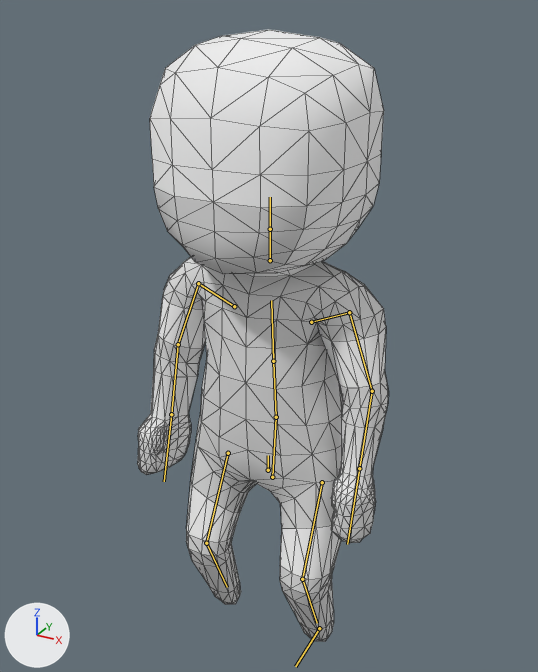
An edit to the glTF model assets/Person.gltf, drawn before and after from the same camera.
Before and after are seen from a 50 mm camera at (1.42, -2.6, 2.91) aimed at (-0.14, 0.25, 1.48). Lighting does not change. The marker at lower left points along +X, +Y and +Z. The picture after the commit comes second. Both versions are drawn at frame 0 of the action 'RecieveHit'; the numbers are the values there. The bones that change, and the others that lie on the model, are drawn over the model as lines. Mesh edges are drawn as thin lines.

Names of what the first picture shows: 'Body'.
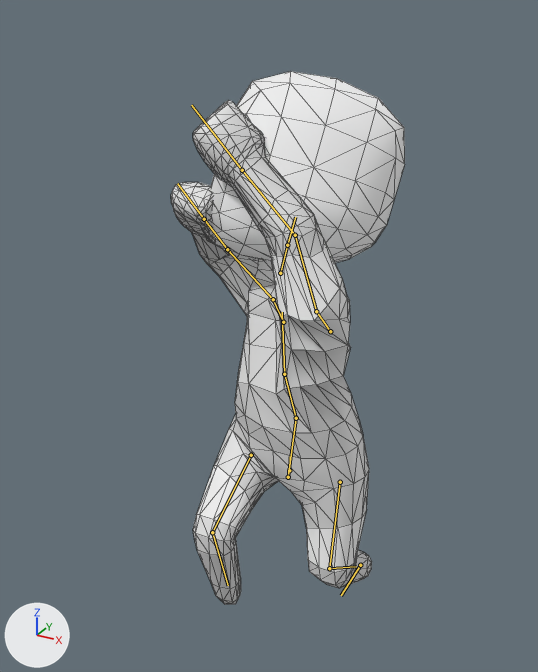
The change, as JSON lines over the scene's bpy script:
```json
{"block": "bone_foot_l", "where": "bone_foot_l = bpy.data.objects['CharacterArmature'].pose.bones['Foot.L']  # child of 'Bone'"}
{"op": "set", "path": "bone_foot_l.location", "old": "(0.0, 0.0, 0.0)", "new": "(0.0, -0.539, -0.006)"}
{"block": "bone_body", "where": "bone_body = bpy.data.objects['CharacterArmature'].pose.bones['Body']  # child of 'Bone'"}
{"op": "set", "path": "bone_body.location", "old": "(0.0, -0.086, 0.0)", "new": "(-0.014, -0.238, -0.248)"}
{"op": "set", "path": "bone_body.rotation_quaternion", "old": "(1.0, 0.0, 0.0, 0.0)", "new": "(1.0, -0.02, 0.0, 0.0)", "note": "degrees (0, 0, 0) -> degrees (-2, 0, 0)"}
{"block": "bone_hips", "where": "bone_hips = bpy.data.objects['CharacterArmature'].pose.bones['Hips']  # child of 'Body'"}
{"op": "set", "path": "bone_hips.location", "old": "(0.0, 0.0, 0.0)", "new": "(-0.004, 0.023, 0.049)"}
{"op": "set", "path": "bone_hips.rotation_quaternion", "old": "(1.0, 0.0, 0.0, 0.0)", "new": "(0.999, -0.047, -0.018, -0.002)", "note": "degrees (0, 0, 0) -> degrees (-5, -2, 0)"}
{"block": "bone_abdomen", "where": "bone_abdomen = bpy.data.objects['CharacterArmature'].pose.bones['Abdomen']  # child of 'Hips'"}
{"op": "set", "path": "bone_abdomen.rotation_quaternion", "old": "(1.0, 0.0, 0.0, 0.0)", "new": "(0.981, 0.194, -0.017, 0.018)", "note": "degrees (0, 0, 0) -> degrees (22, -2, 2)"}
{"block": "bone_torso", "where": "bone_torso = bpy.data.objects['CharacterArmature'].pose.bones['Torso']  # child of 'Abdomen'"}
{"op": "set", "path": "bone_torso.rotation_quaternion", "old": "(1.0, 0.0, 0.0, 0.0)", "new": "(0.839, -0.196, -0.463, 0.206)", "note": "degrees (0, 0, 0) -> degrees (-47, -44, 47)"}
{"block": "bone_neck", "where": "bone_neck = bpy.data.objects['CharacterArmature'].pose.bones['Neck']  # child of 'Torso'"}
{"op": "set", "path": "bone_neck.rotation_quaternion", "old": "(1.0, 0.0, 0.0, 0.0)", "new": "(0.993, -0.112, 0.041, 0.017)", "note": "degrees (0, 0, 0) -> degrees (-13, 5, 1)"}
{"block": "bone_head", "where": "bone_head = bpy.data.objects['CharacterArmature'].pose.bones['Head']  # child of 'Neck'"}
{"op": "set", "path": "bone_head.rotation_quaternion", "old": "(1.0, 0.0, 0.0, 0.0)", "new": "(1.0, -0.015, 0.0, 0.0)", "note": "degrees (0, 0, 0) -> degrees (-2, 0, 0)"}
{"block": "bone_shoulder_l", "where": "bone_shoulder_l = bpy.data.objects['CharacterArmature'].pose.bones['Shoulder.L']  # child of 'Torso'"}
{"op": "set", "path": "bone_shoulder_l.location", "old": "(0.005, 0.005, 0.0)", "new": "(0.016, 0.013, -0.218)"}
{"op": "set", "path": "bone_shoulder_l.rotation_quaternion", "old": "(1.0, 0.0, 0.0, 0.0)", "new": "(0.986, 0.143, -0.065, 0.058)", "note": "degrees (0, 0, 0) -> degrees (16, -8, 6)"}
{"block": "bone_upperarm_l", "where": "bone_upperarm_l = bpy.data.objects['CharacterArmature'].pose.bones['UpperArm.L']  # child of 'Shoulder.L'"}
{"op": "set", "path": "bone_upperarm_l.rotation_quaternion", "old": "(0.743, -0.512, 0.351, -0.249)", "new": "(0.808, 0.434, -0.263, -0.3)", "note": "degrees (-76, 15, -49) -> degrees (61, -10, -46)"}
{"block": "bone_lowerarm_l", "where": "bone_lowerarm_l = bpy.data.objects['CharacterArmature'].pose.bones['LowerArm.L']  # child of 'UpperArm.L'"}
{"op": "set", "path": "bone_lowerarm_l.rotation_quaternion", "old": "(0.983, -0.007, 0.107, -0.148)", "new": "(0.972, -0.085, -0.035, -0.218)", "note": "degrees (-3, 12, -17) -> degrees (-9, -6, -25)"}
{"block": "bone_shoulder_r", "where": "bone_shoulder_r = bpy.data.objects['CharacterArmature'].pose.bones['Shoulder.R']  # child of 'Torso'"}
{"op": "set", "path": "bone_shoulder_r.rotation_quaternion", "old": "(1.0, 0.0, 0.0, 0.0)", "new": "(0.986, 0.143, 0.065, -0.058)", "note": "degrees (0, 0, 0) -> degrees (16, 8, -6)"}
{"block": "bone_upperarm_r", "where": "bone_upperarm_r = bpy.data.objects['CharacterArmature'].pose.bones['UpperArm.R']  # child of 'Shoulder.R'"}
{"op": "set", "path": "bone_upperarm_r.rotation_quaternion", "old": "(0.743, -0.512, -0.351, 0.249)", "new": "(0.754, 0.532, -0.228, 0.311)", "note": "degrees (-76, -15, 49) -> degrees (63, -42, 18)"}
{"block": "bone_lowerarm_r", "where": "bone_lowerarm_r = bpy.data.objects['CharacterArmature'].pose.bones['LowerArm.R']  # child of 'UpperArm.R'"}
{"op": "set", "path": "bone_lowerarm_r.rotation_quaternion", "old": "(0.983, -0.007, -0.109, 0.147)", "new": "(0.845, 0.514, 0.101, 0.109)", "note": "degrees (-3, -12, 17) -> degrees (63, 3, 17)"}
{"block": "bone_upperleg_l", "where": "bone_upperleg_l = bpy.data.objects['CharacterArmature'].pose.bones['UpperLeg.L']  # child of 'Body'"}
{"op": "set", "path": "bone_upperleg_l.rotation_quaternion", "old": "(0.984, -0.179, -0.001, 0.0)", "new": "(0.997, -0.077, -0.002, -0.012)", "note": "degrees (-21, 0, 0) -> degrees (-9, 0, -1)"}
{"block": "bone_lowerleg_l", "where": "bone_lowerleg_l = bpy.data.objects['CharacterArmature'].pose.bones['LowerLeg.L']  # child of 'UpperLeg.L'"}
{"op": "set", "path": "bone_lowerleg_l.rotation_quaternion", "old": "(0.947, 0.322, 0.0, 0.0)", "new": "(0.868, 0.497, 0.0, 0.0)", "note": "degrees (38, 0, 0) -> degrees (60, 0, 0)"}
{"block": "bone_upperleg_r", "where": "bone_upperleg_r = bpy.data.objects['CharacterArmature'].pose.bones['UpperLeg.R']  # child of 'Body'"}
{"op": "set", "path": "bone_upperleg_r.rotation_quaternion", "old": "(0.984, -0.179, 0.001, 0.0)", "new": "(0.901, -0.433, 0.001, -0.011)", "note": "degrees (-21, 0, 0) -> degrees (-51, 0, -1)"}
{"block": "bone_lowerleg_r", "where": "bone_lowerleg_r = bpy.data.objects['CharacterArmature'].pose.bones['LowerLeg.R']  # child of 'UpperLeg.R'"}
{"op": "set", "path": "bone_lowerleg_r.rotation_quaternion", "old": "(0.947, 0.322, 0.0, 0.0)", "new": "(0.849, 0.528, 0.0, 0.0)", "note": "degrees (38, 0, 0) -> degrees (64, 0, 0)"}
```

Boxes (x1, y1, x2, y2) around the edits, measured in the pictures (538 x 672 px):
```json
{"object": "Body", "change": "posed", "before": [137, 29, 388, 642], "after": [171, 71, 405, 605], "on screen": "7% narrower, 13% shorter"}
{"bone": "Foot.L", "before": "(319, 628) to (295, 666)", "after": "(360, 565) to (341, 595)"}
{"bone": "Body", "before": "(268, 470) to (268, 455)", "after": "(289, 470) to (290, 456)"}
{"bone": "Hips", "before": "(272, 477) to (276, 417)", "after": "(288, 477) to (296, 418)"}
{"bone": "Abdomen", "before": "(276, 417) to (273, 361)", "after": "(296, 418) to (284, 374)"}
{"bone": "Torso", "before": "(273, 361) to (271, 300)", "after": "(284, 374) to (282, 312)"}
{"bone": "Neck", "before": "(270, 260) to (270, 229)", "after": "(280, 273) to (287, 245)"}
{"bone": "Head", "before": "(270, 229) to (270, 197)", "after": "(287, 245) to (295, 217)"}
{"bone": "Shoulder.L", "before": "(311, 322) to (349, 312)", "after": "(330, 331) to (316, 311)"}
{"bone": "UpperArm.L", "before": "(349, 312) to (372, 391)", "after": "(316, 311) to (295, 235)"}
{"bone": "LowerArm.L", "before": "(372, 391) to (359, 468)", "after": "(295, 235) to (242, 170)"}
{"bone": "Shoulder.R", "before": "(234, 306) to (198, 283)", "after": "(283, 322) to (273, 299)"}
{"bone": "UpperArm.R", "before": "(198, 283) to (178, 344)", "after": "(273, 299) to (227, 249)"}
{"bone": "LowerArm.R", "before": "(178, 344) to (171, 414)", "after": "(227, 249) to (204, 219)"}
{"bone": "UpperLeg.L", "before": "(322, 482) to (302, 579)", "after": "(340, 482) to (329, 568)"}
{"bone": "LowerLeg.L", "before": "(302, 579) to (317, 623)", "after": "(329, 568) to (356, 566)"}
{"bone": "UpperLeg.R", "before": "(228, 453) to (206, 543)", "after": "(251, 455) to (212, 532)"}
{"bone": "LowerLeg.R", "before": "(206, 543) to (227, 587)", "after": "(212, 532) to (228, 585)"}
```
